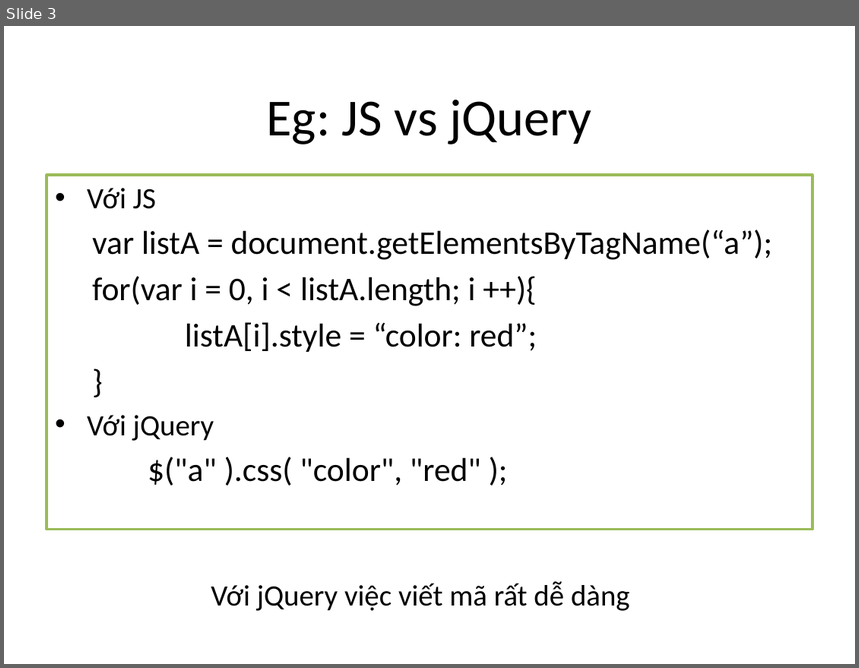
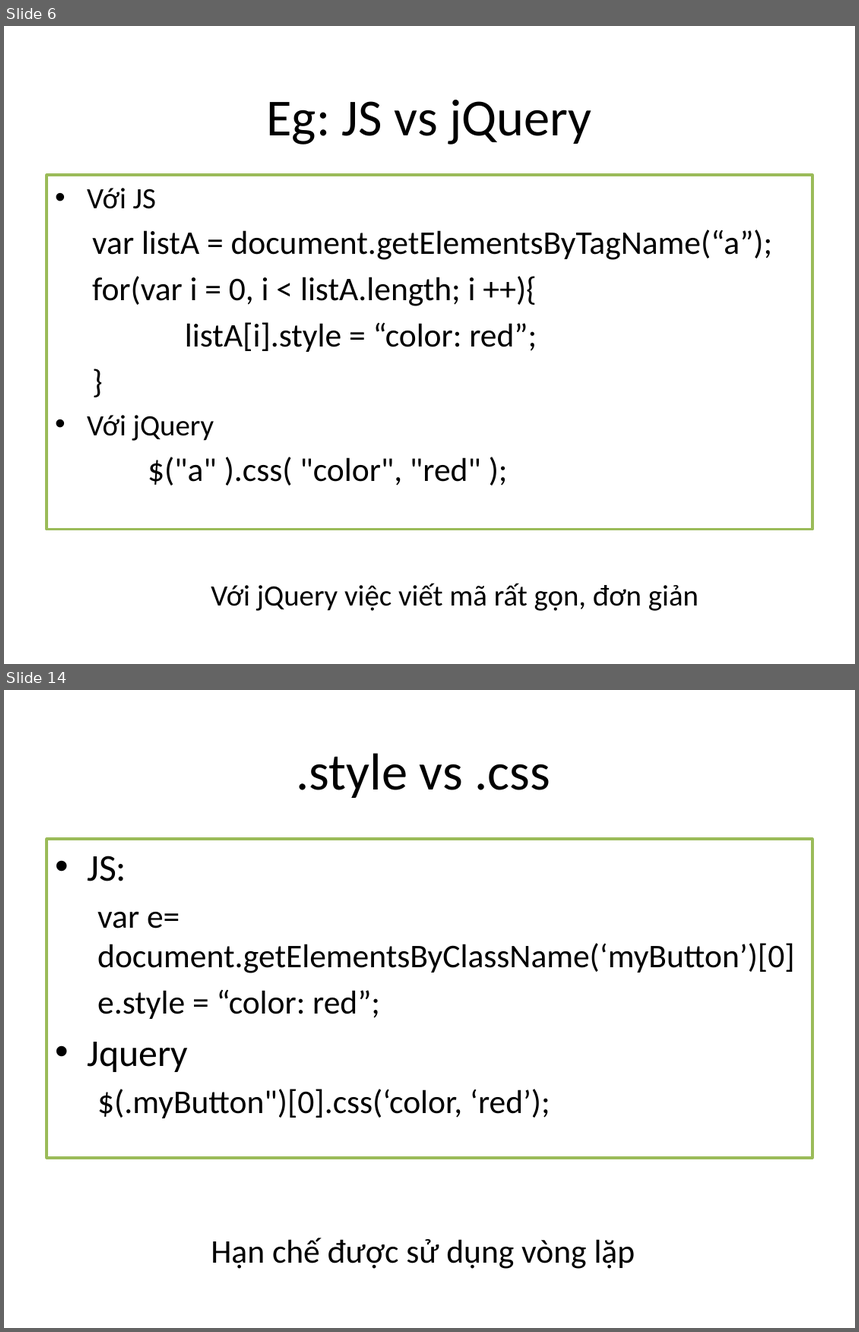
Before and after one commit to phithanh97cs/T3H, a slide deck: Front-end/5. jQuery vs JS/jQuery.pptx. Shown one above the other, each under a label of ours: slide 3 before the commit, slides 6 and 14 after it; the slides between them are not shown. The pictures are 859x668 and 859x1332 pixels, drawn with LibreOffice and Linux fonts; fonts in the diff are those of the drawing. Boxes give left, top, right and bottom in pixels: in the first picture for what was removed or moved away, otherwise in the second. Text is boxed around its words. In the diff, an @@ line names an element or a change of style, - is before the commit and + after.

```diff
--- a/Front-end/5. jQuery vs JS/jQuery.pptx
+++ b/Front-end/5. jQuery vs JS/jQuery.pptx
@@ slide 14 added at (x1=4, y1=690, x2=855, y2=1328), background #FFFFFF @@
@@ title added at (x1=297, y1=753, x2=551, y2=798), 44 pt, text #000000 @@
+.style vs .css
@@ text added at (x1=47, y1=839, x2=813, y2=1158), fill #FFFFFF, outline #9BBB59 2 pt, 28 pt, text #000000 @@
+• JS:
+  var e= document.getElementsByClassName(‘myButton’)[0]
+  e.style = “color: red”;
+• Jquery
+  $(.myButton")[0].css(‘color, ‘red’);
@@ text added at (x1=211, y1=1238, x2=636, y2=1269), 28 pt, text #000000 @@
+Hạn chế được sử dụng vòng lặp
@@ what was slide 3 is now slide 6 @@
@@ slide 6 changed as well @@
@@ text at (x1=211, y1=583, x2=699, y2=611): text changed @@
-Với jQuery việc viết mã rất dễ dàng
+Với jQuery việc viết mã rất gọn, đơn giản
```
Also in this commit, not shown: 1 other slide changed, 17 other slides added, 5 other files.
